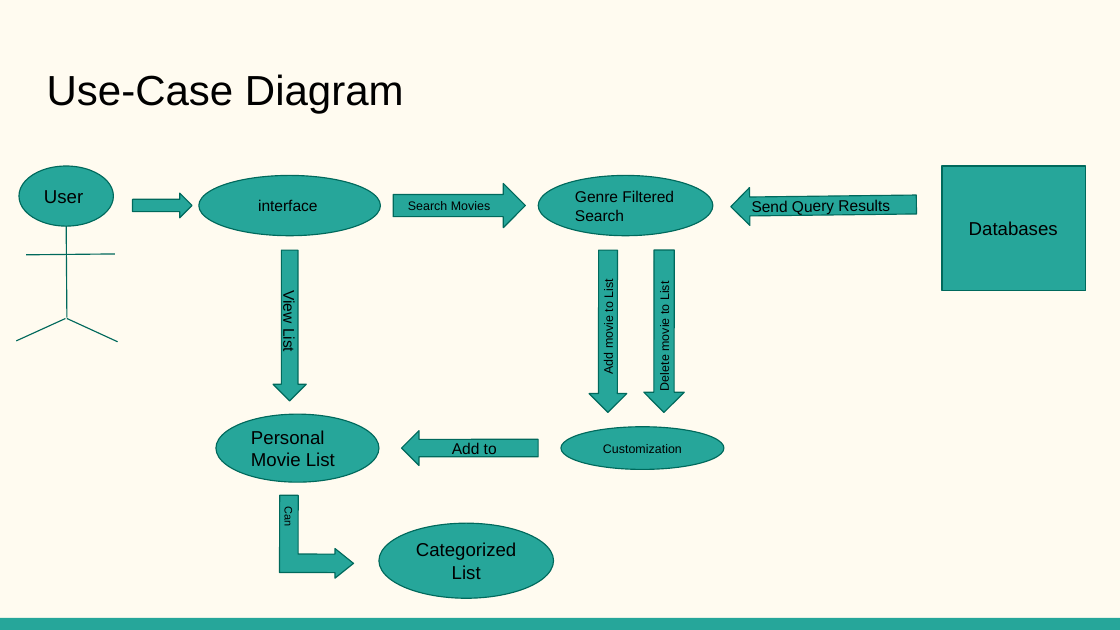
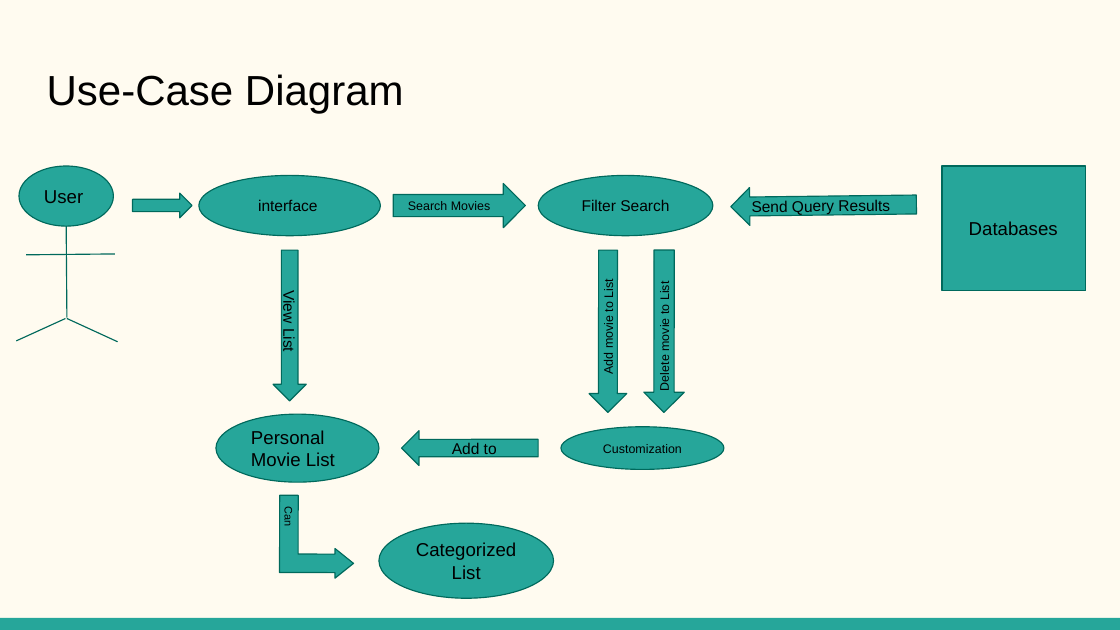
Before and after one commit to winstonlou/CSE111-Project, a slide deck: slide 3 of files&pdfs/CSE111_ProjectUpdated.pptx. Drawn at 1120x630 pixels with LibreOffice and Linux fonts; fonts in the diff are those of the drawing. Boxes give left, top, right and bottom in pixels: in the first picture for what was removed or moved away, otherwise in the second. Text is boxed around its words. In the diff, an @@ line names an element or a change of style, - is before the commit and + after.

```diff
--- a/files&pdfs/CSE111_ProjectUpdated.pptx
+++ b/files&pdfs/CSE111_ProjectUpdated.pptx
@@ text in ellipse at (582, 199, 669, 211): text changed @@
-Genre Filtered Search
+Filter Search
```
Also in this commit, not shown: 3 other slides changed, 1 slide added.
